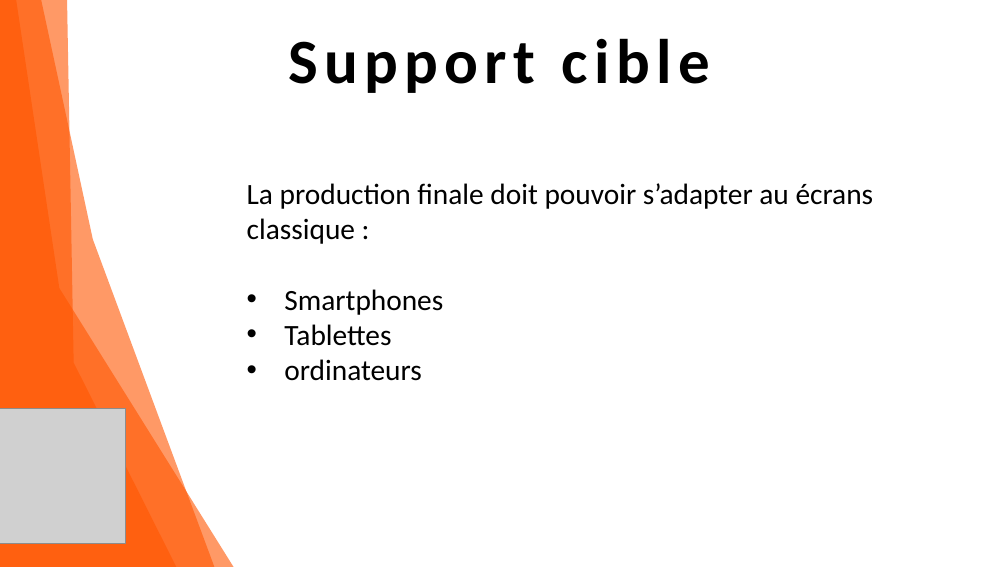
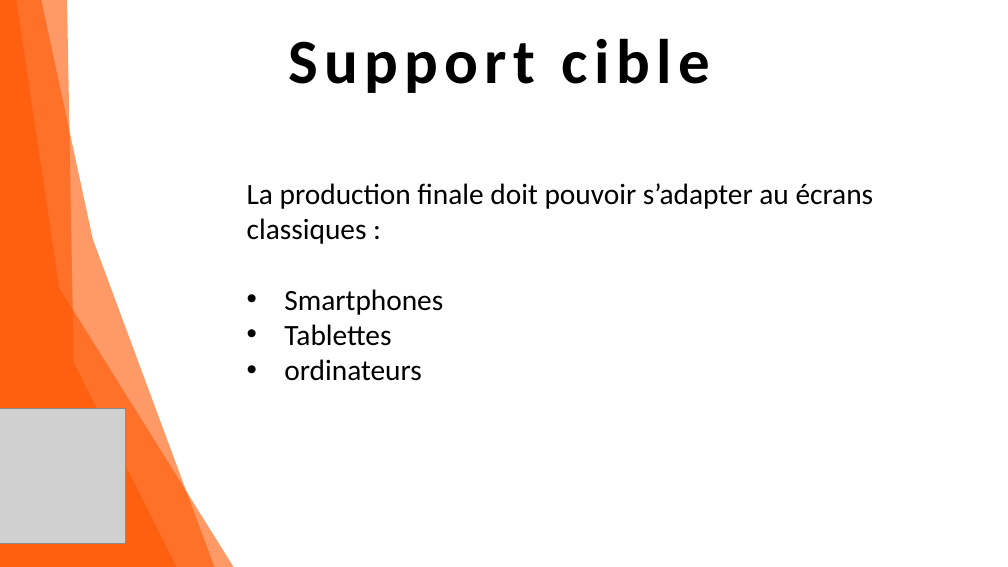
Before and after one commit to Fire-Owl/a11e-accessibilite, a slide deck: slide 6 of dossier-conception/dossier-conception-a11e-v2.pptx. Drawn at 1008x567 pixels with LibreOffice and Linux fonts; fonts in the diff are those of the drawing; grey boxes stand for pictures. Boxes give left, top, right and bottom in pixels: in the first picture for what was removed or moved away, otherwise in the second. Text is boxed around its words. In the diff, an @@ line names an element or a change of style, - is before the commit and + after.

```diff
--- a/dossier-conception/dossier-conception-a11e-v2.pptx
+++ b/dossier-conception/dossier-conception-a11e-v2.pptx
@@ text at <box>247,183,874,244</box>: text changed @@
-La production finale doit pouvoir s’adapter au écrans classique :
+La production finale doit pouvoir s’adapter au écrans classiques :
```
Also in this commit, not shown: 3 other slides changed, 8 other files.
